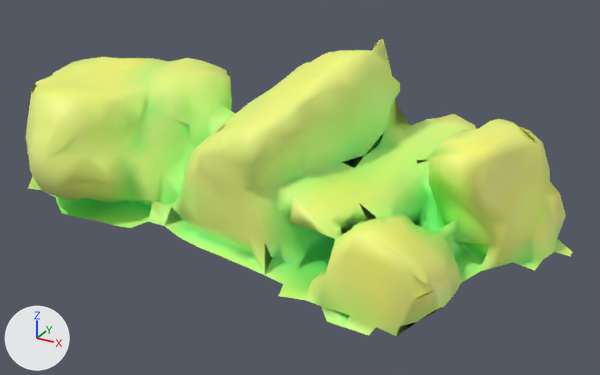
The glTF model godot/world/rocks/scan_00_lo.glb, before and after one commit.
Both versions are drawn from a camera (50 mm lens) standing at (1.274, -2.082, 0.884) and looking at (0.132, -0.005, -0.155). Arrows for +X, +Y and +Z are at lower left; the lights stay in place. The older version comes first.
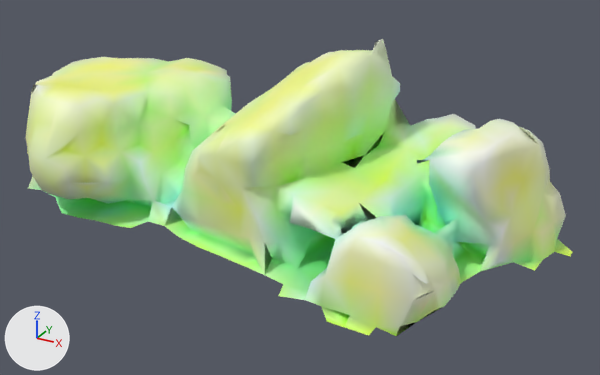
What changed in the scene script:
```text
Change me_mesh_0:
    where me_mesh_0.from_pydata(...)  # 894 vertices, 1864 faces; spans x -0.93..0.93, y -0.43..0.43, z -0.32..0.32
    used by ob_mesh_0; location = (0.0, 0.0, 0.0)
    me_mesh_0 part 1: 923 faces centred in x -0.85..0.91, y -0.42..0.4, z -0.31..0.14 are repainted in the vertex colours; the middle colour goes from green #a5ff75 to green #a5ff97
    me_mesh_0 part 2: 663 faces centred in x -0.91..0.88, y -0.42..0.42, z -0.28..0.3 are repainted in the vertex colours; the middle colour goes from yellow #f0ff7e to green #f0ffc2
    me_mesh_0 part 3: 278 faces centred in x -0.89..0.87, y -0.41..0.38, z -0.25..0.26 are repainted in the vertex colours; the middle colour goes from yellow #f6ff7a to yellow #f6ff96
```

Boxes [x1, y1, x2, y2] around the edits, measured in the pictures (600 x 375 px):
part 1 of me_mesh_0, recoloured: [28, 58, 572, 336] in both
part 2 of me_mesh_0, recoloured: [25, 39, 566, 327] in both
part 3 of me_mesh_0, recoloured: [26, 52, 554, 324] in both
